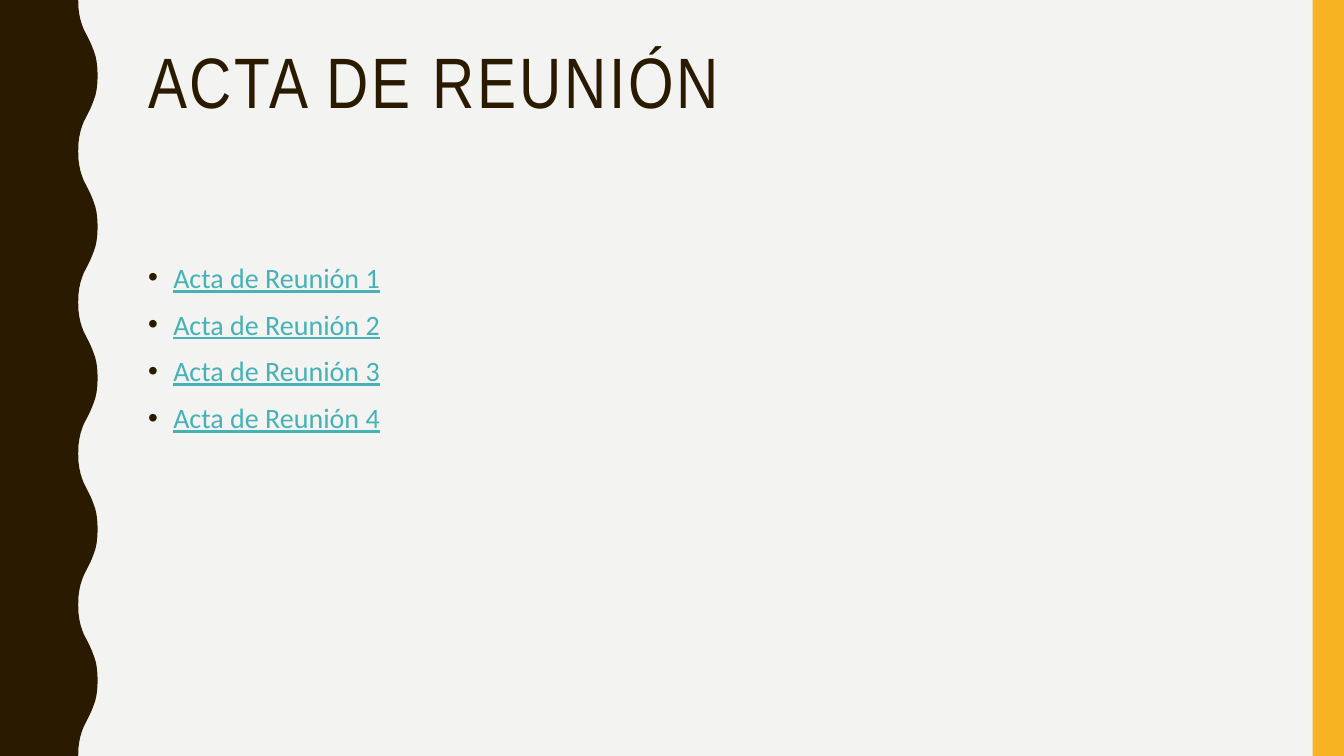
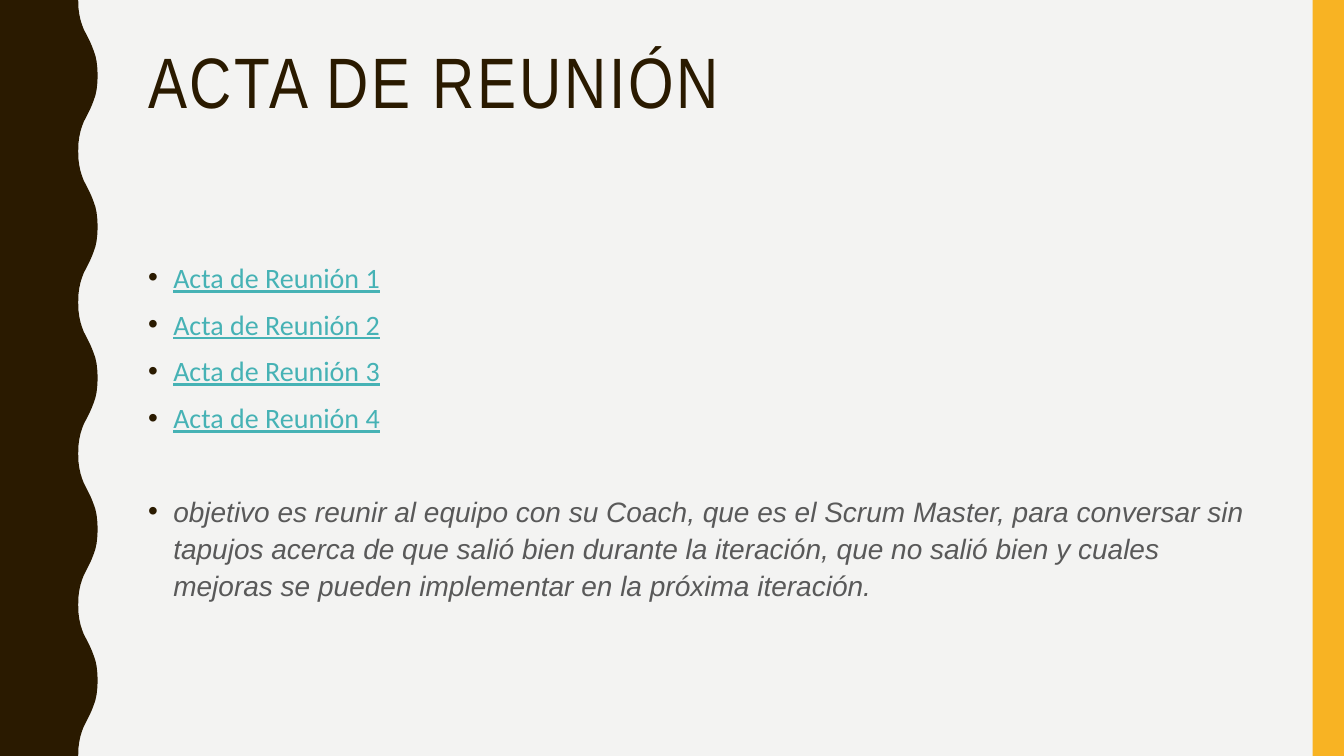
Before and after one commit to dahidalgo18/4618_G4_MDSW, a slide deck: slide 9 of PRESENTACION/Agenda de proyecto grupo 4.pptx. Drawn at 1344x756 pixels with LibreOffice and Linux fonts; fonts in the diff are those of the drawing. Boxes give left, top, right and bottom in pixels: in the first picture for what was removed or moved away, otherwise in the second. Text is boxed around its words. In the diff, an @@ line names an element or a change of style, - is before the commit and + after.

```diff
--- a/PRESENTACION/Agenda de proyecto grupo 4.pptx
+++ b/PRESENTACION/Agenda de proyecto grupo 4.pptx
@@ text at box(173, 501, 1243, 601): paragraph added @@
+• objetivo es reunir al equipo con su Coach, que es el Scrum Master, para conversar sin tapujos acerca de que salió bien durante la iteración, que no salió bien y cuales mejoras se pueden implementar en la próxima iteración.
```
Also in this commit, not shown: 3 other slides changed, 6 slides added, 2 other files.
